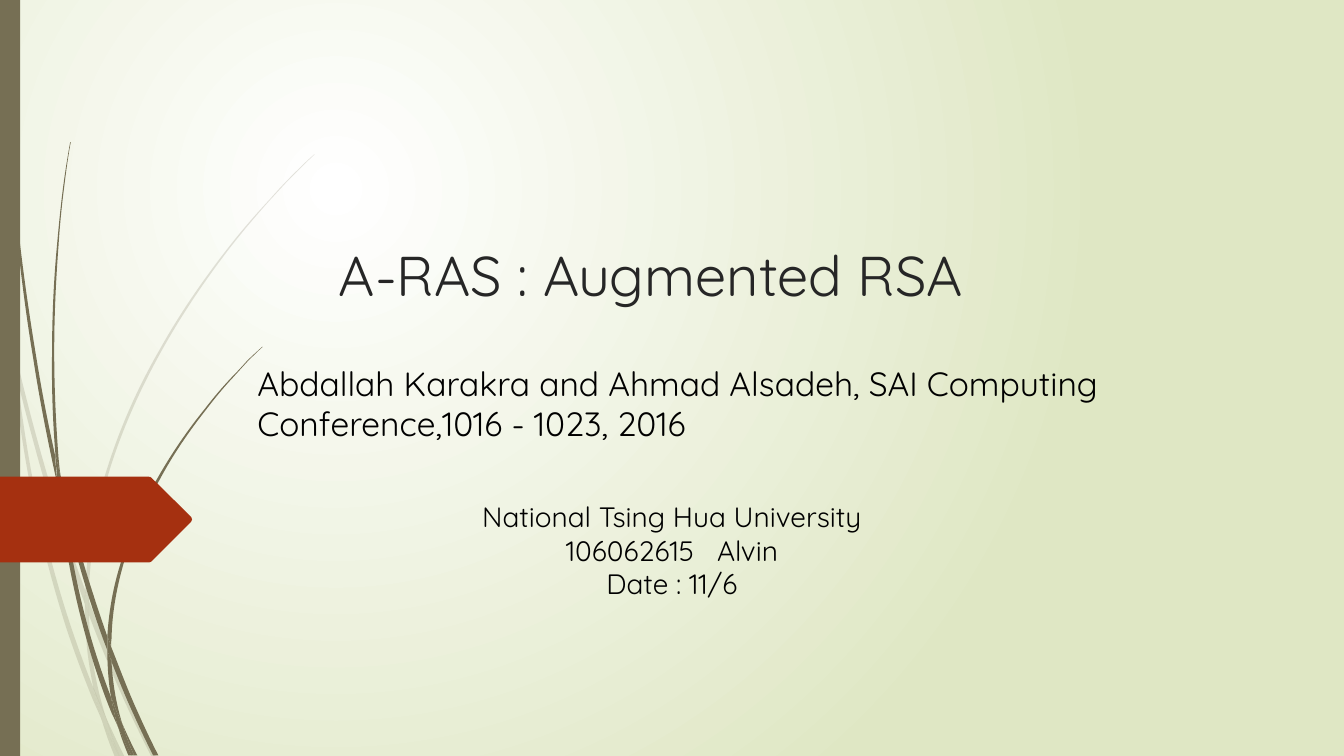
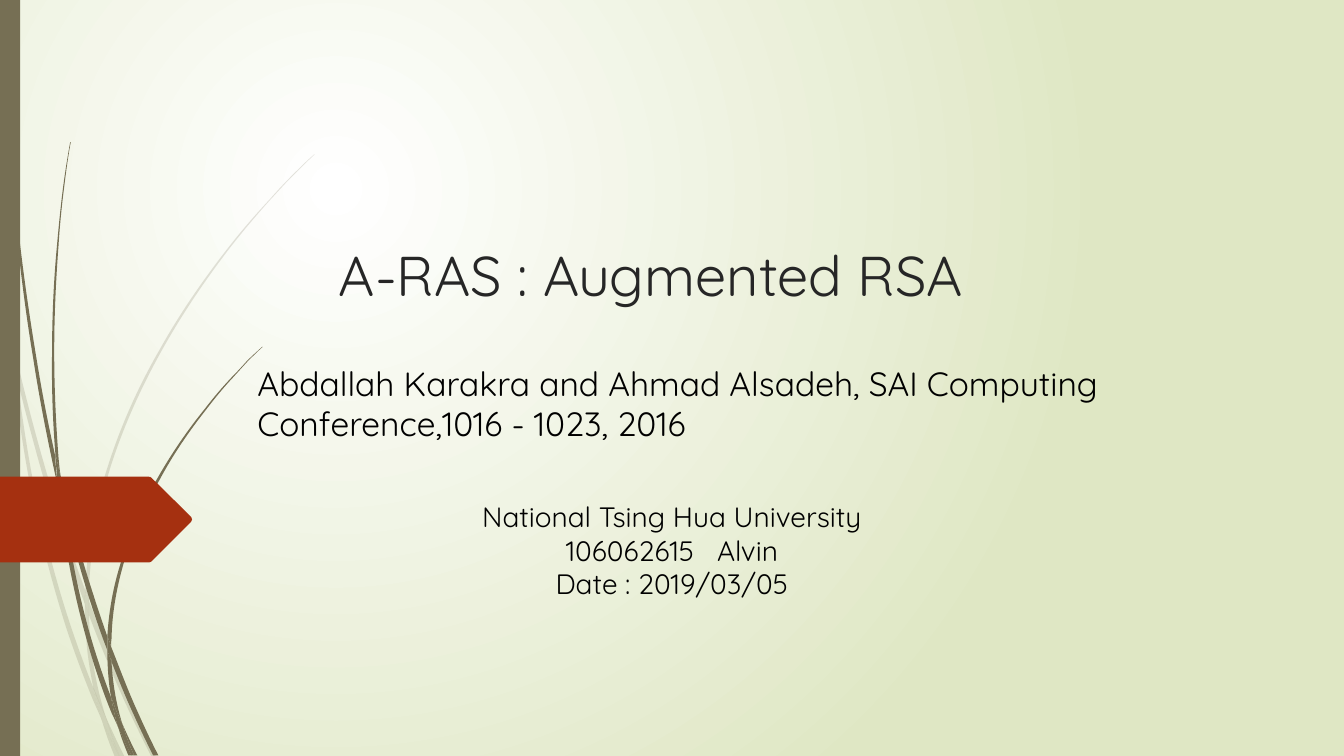
Before and after one commit to PleaseInput/Big-Number, a slide deck: slide 1 of A_RSA.pptx. Drawn at 1344x756 pixels with LibreOffice and Linux fonts; fonts in the diff are those of the drawing. Boxes give left, top, right and bottom in pixels: in the first picture for what was removed or moved away, otherwise in the second. Text is boxed around its words. In the diff, an @@ line names an element or a change of style, - is before the commit and + after.

```diff
--- a/A_RSA.pptx
+++ b/A_RSA.pptx
@@ text at [556, 571, 788, 598]: text changed @@
-Date : 11/6
+Date : 2019/03/05
```
Also in this commit, not shown: 1 other slide changed, 3 slides added, 9 slides removed.
